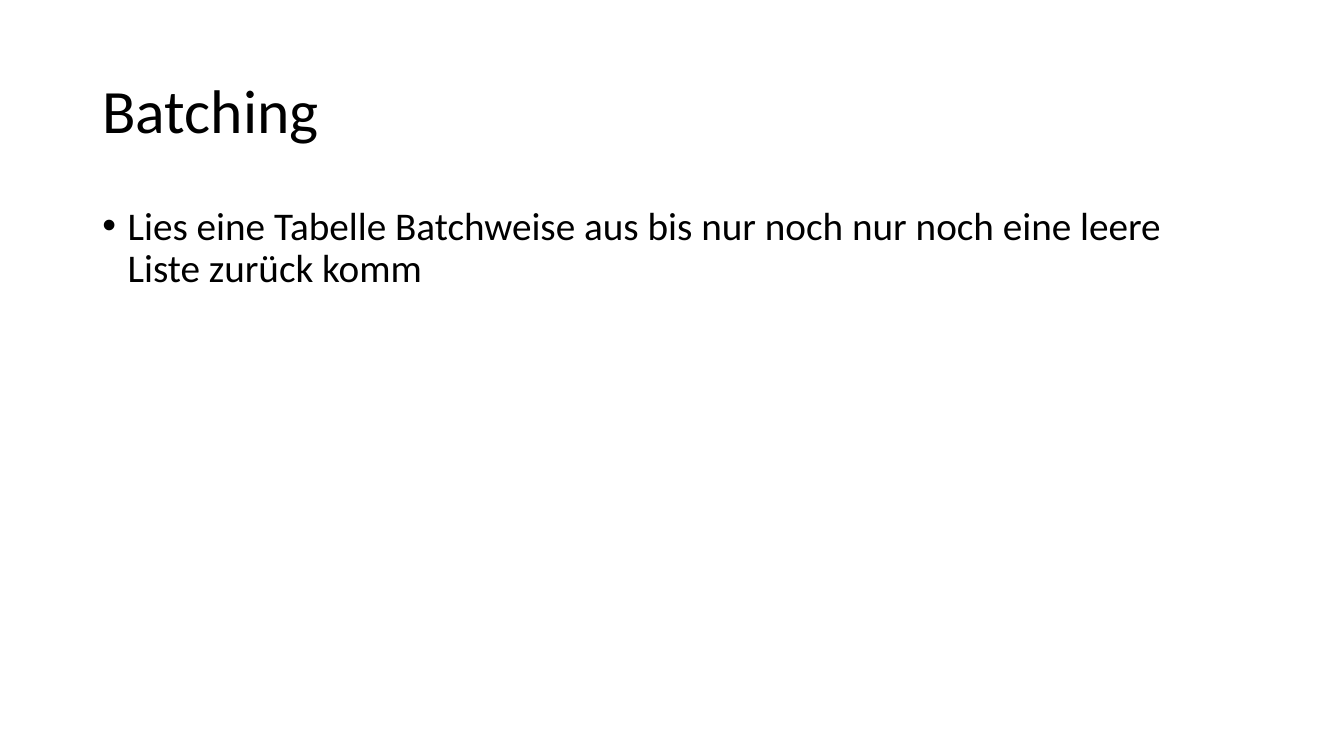
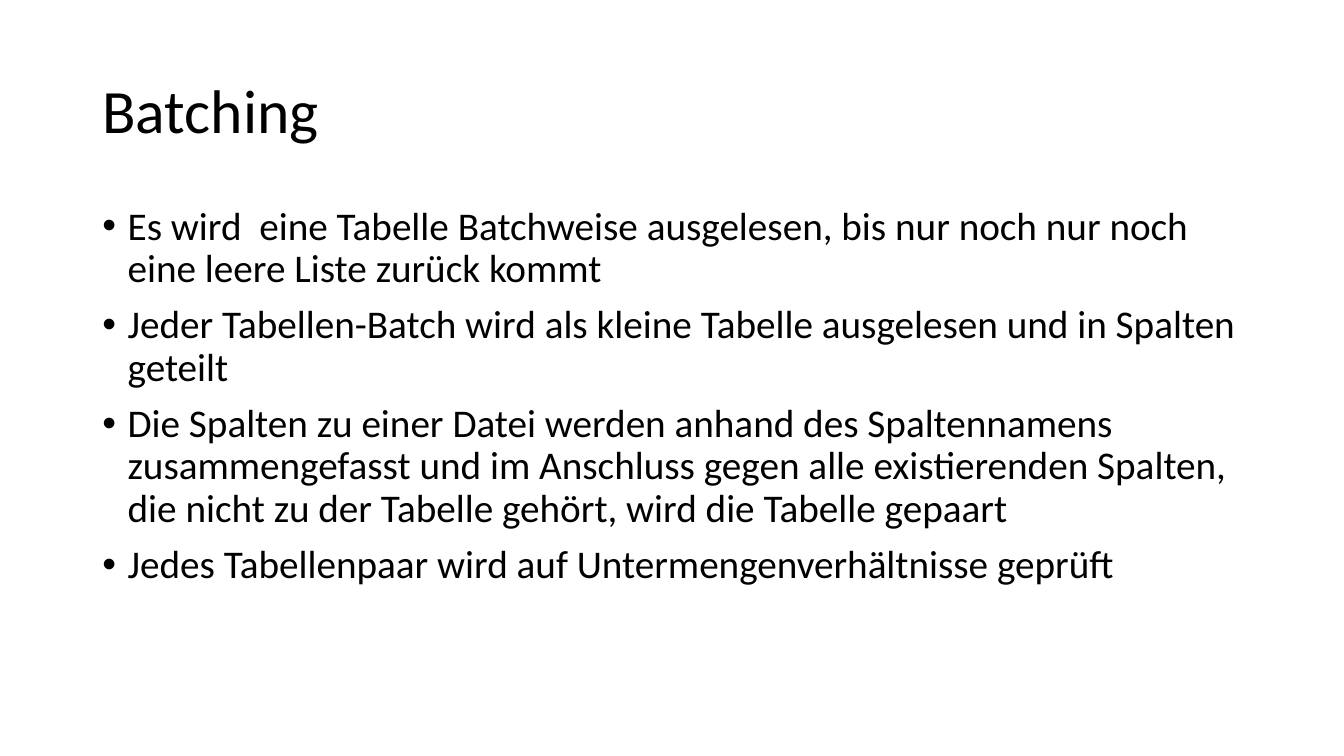
Before and after one commit to johannareidt/ddm-akka, a slide deck: slide 2 of pres.pptx. Drawn at 1344x756 pixels with LibreOffice and Linux fonts; fonts in the diff are those of the drawing. Boxes give left, top, right and bottom in pixels: in the first picture for what was removed or moved away, otherwise in the second. Text is boxed around its words. In the diff, an @@ line names an element or a change of style, - is before the commit and + after.

```diff
--- a/pres.pptx
+++ b/pres.pptx
@@ text at (128,212,1235,585): text changed @@
-• Lies eine Tabelle Batchweise aus bis nur noch nur noch eine leere Liste zurück komm
+• Es wird eine Tabelle Batchweise ausgelesen, bis nur noch nur noch eine leere Liste zurück kommt
+• Jeder Tabellen-Batch wird als kleine Tabelle ausgelesen und in Spalten geteilt
+• Die Spalten zu einer Datei werden anhand des Spaltennamens zusammengefasst und im Anschluss gegen alle existierenden Spalten, die nicht zu der Tabelle gehört, wird die Tabelle gepaart
+• Jedes Tabellenpaar wird auf Untermengenverhältnisse geprüft
```
